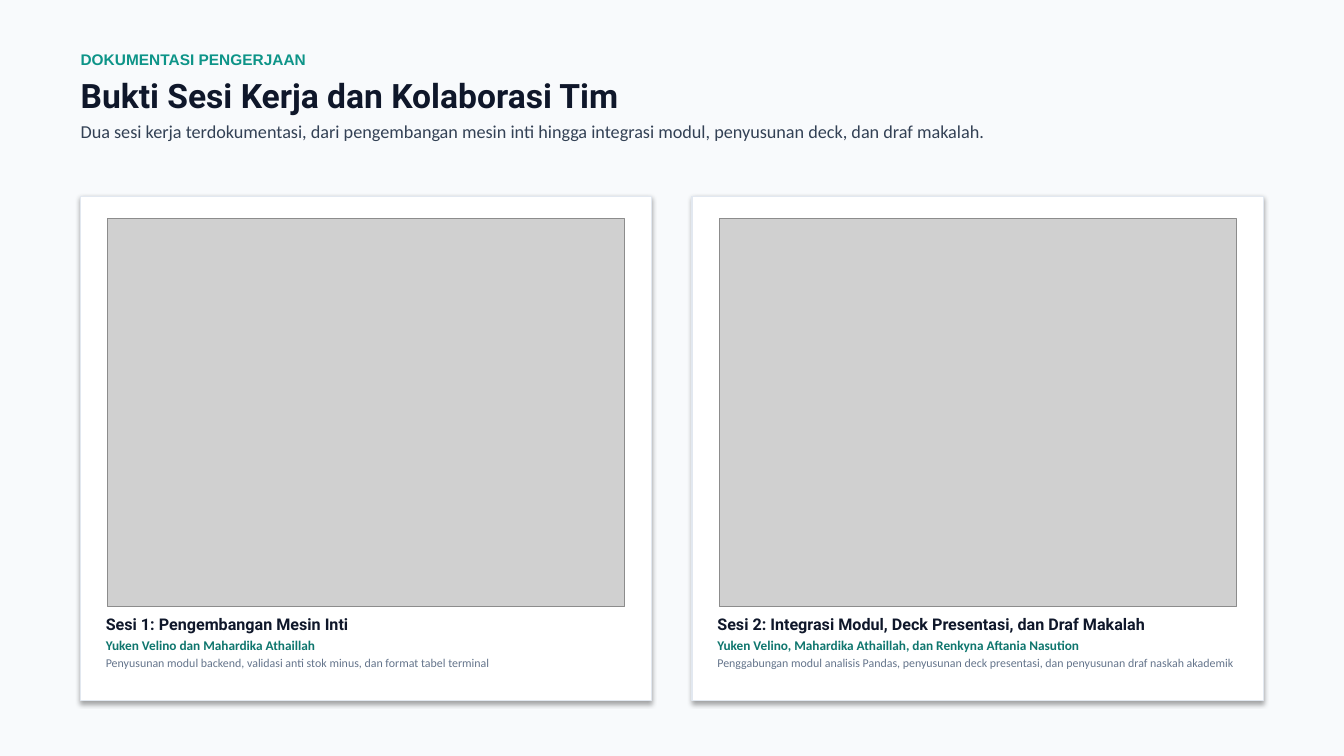
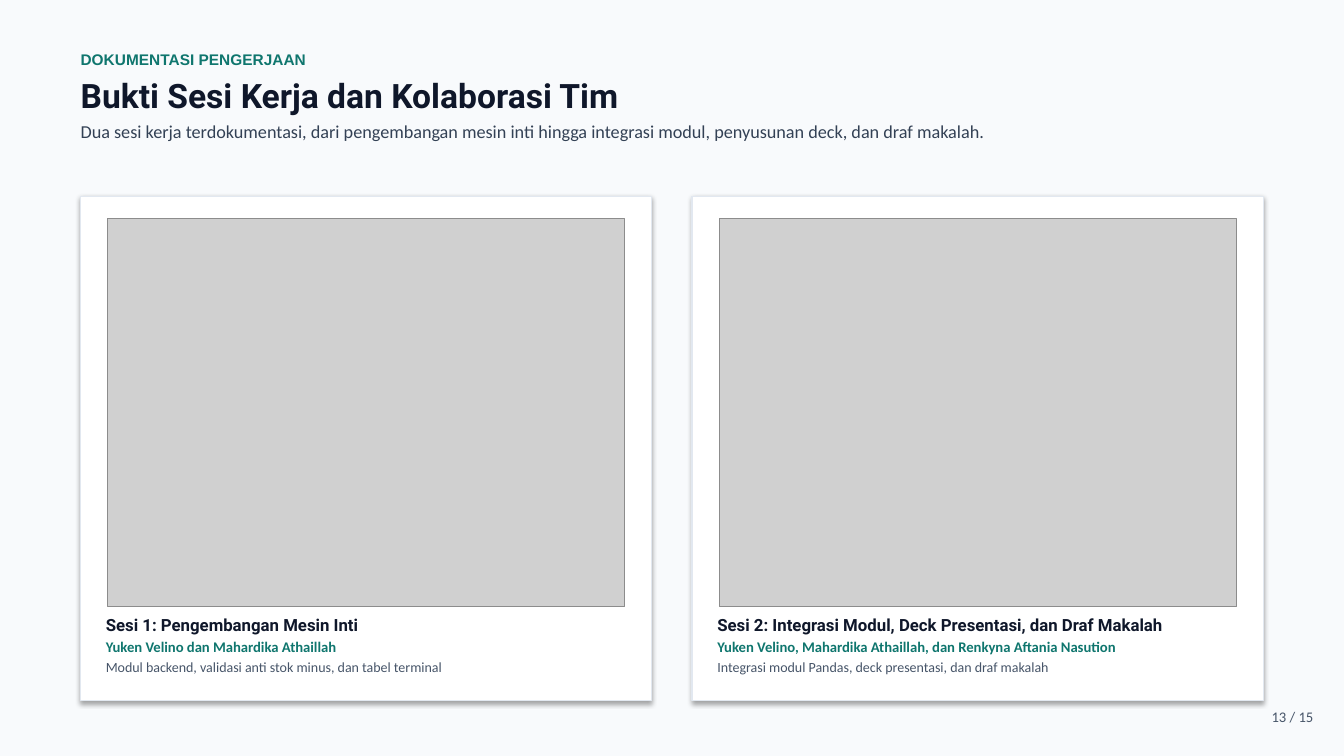
Before and after one commit to Curzyori/Stokku-Desktop, a slide deck: slide 13 of docs/presentasi/STOKKU_DESKTOP_PROGRES_P7.pptx (slide 12 before the commit). Drawn at 1344x756 pixels with LibreOffice and Linux fonts; fonts in the diff are those of the drawing; grey boxes stand for pictures. Boxes give left, top, right and bottom in pixels: in the first picture for what was removed or moved away, otherwise in the second. Text is boxed around its words. In the diff, an @@ line names an element or a change of style, - is before the commit and + after.

Commit message:
fix: perbaiki klaim slide, keterbacaan gambar, dan atribusi silabus pada deck presentasi

```diff
--- a/docs/presentasi/STOKKU_DESKTOP_PROGRES_P7.pptx
+++ b/docs/presentasi/STOKKU_DESKTOP_PROGRES_P7.pptx
@@ text at (81,54,306,65): text colour #0D9488 to #0F766E in "DOKUMENTASI PENGERJAAN" @@
@@ text at (106,618,358,652): size 11.5 to 12 pt in "Sesi 1: Pengembangan Mesin Inti"; size 9.5 to 10.5 pt in "Yuken Velino dan Mahardika Athaillah" @@
@@ text at (717,618,1162,655): size 11.5 to 12 pt in "Sesi 2: Integrasi Modul, Deck Presentasi, dan ..."; size 9.5 to 10.5 pt in "Yuken Velino, Mahardika Athaillah, dan Renkyna Aftania ..." @@
@@ text at (106,662,442,674): text changed; size 8.5 to 10 pt; text colour #64748B to #475569 @@
-Penyusunan modul backend, validasi anti stok minus, dan format tabel terminal
+Modul backend, validasi anti stok minus, dan tabel terminal
@@ text at (717,662,1049,675): text changed; size 8.5 to 10 pt; text colour #64748B to #475569 @@
-Penggabungan modul analisis Pandas, penyusunan deck presentasi, dan penyusunan draf naskah akademik
+Integrasi modul Pandas, deck presentasi, dan draf makalah
@@ text added at (1272,712,1314,722), 10.5 pt, text #475569 @@
+13 / 15
```
Also in this commit, not shown: 10 other slides changed, 3 slides added, 2 slides removed, 26 other files.
